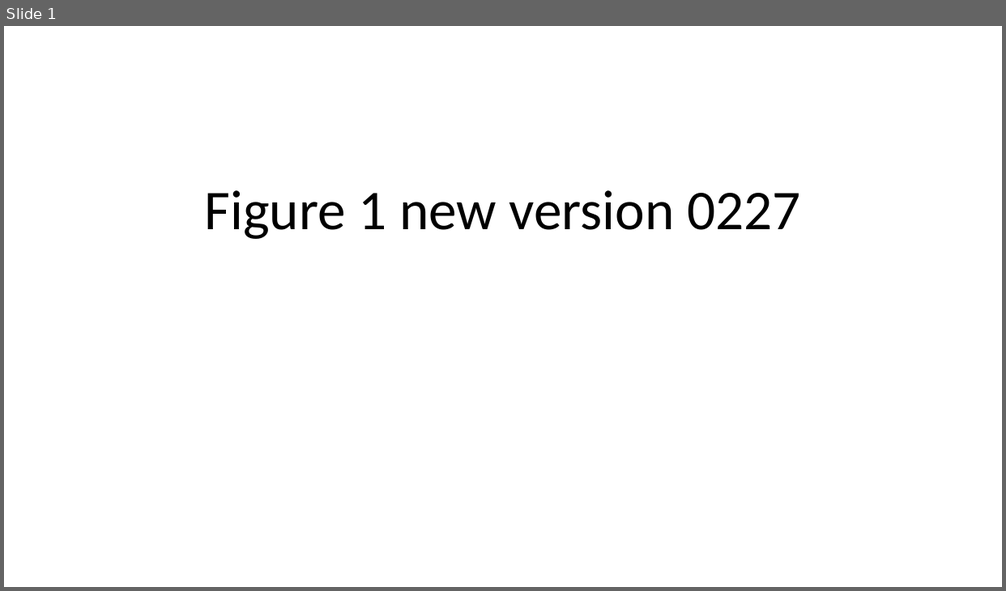
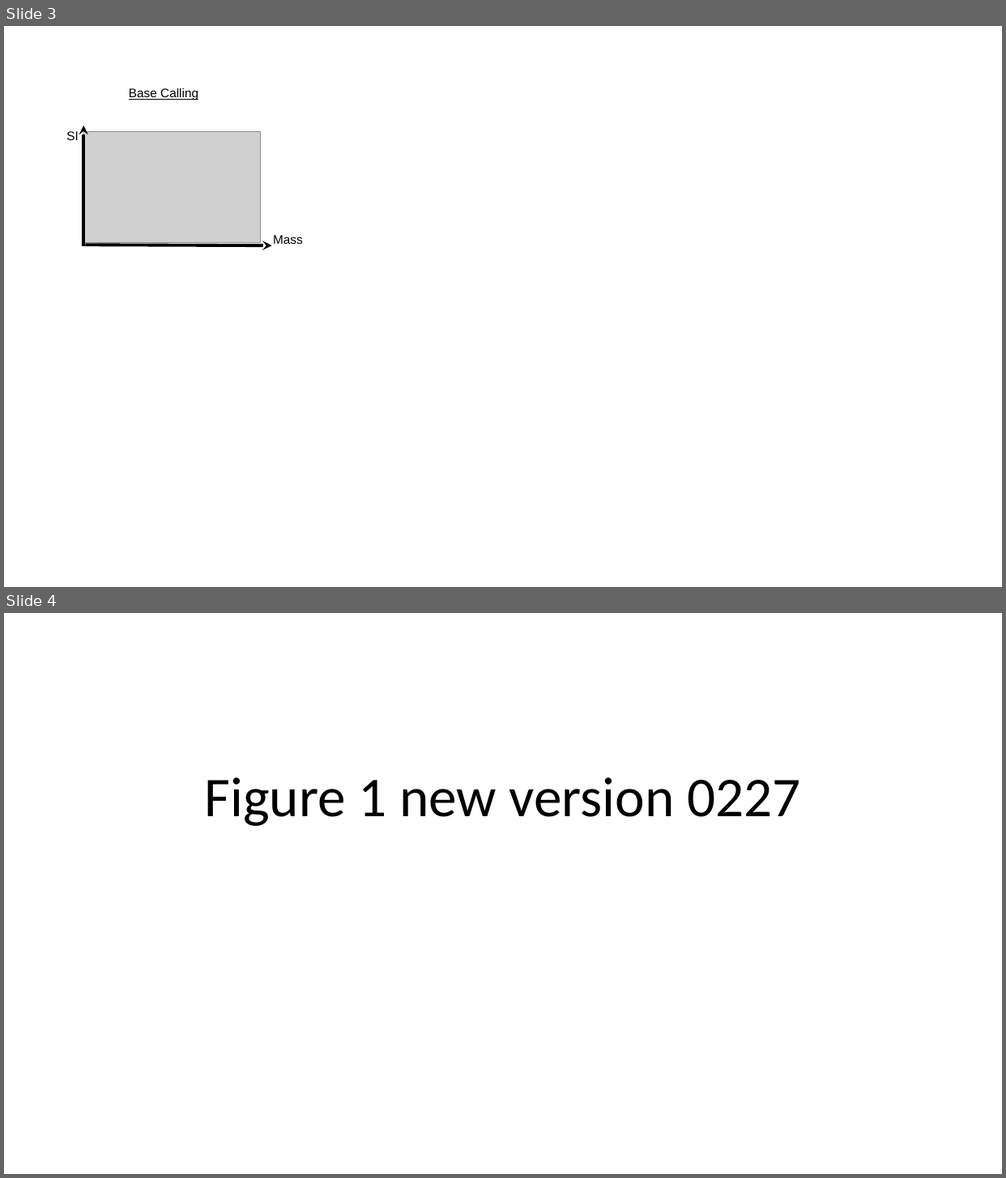
Before and after one commit to Shangsi-Lin/RNA_simulation, a slide deck: Data/sgRNA/Figure1/Figure 1 new version 0227.pptx. Shown one above the other, each under a label of ours: slide 1 before the commit, slides 3 and 4 after it. The pictures are 1006x591 and 1006x1178 pixels, drawn with LibreOffice and Linux fonts; fonts in the diff are those of the drawing; grey boxes stand for pictures. Boxes give left, top, right and bottom in pixels: in the first picture for what was removed or moved away, otherwise in the second. Text is boxed around its words. In the diff, an @@ line names an element or a change of style, - is before the commit and + after.

```diff
--- a/Data/sgRNA/Figure1/Figure 1 new version 0227.pptx
+++ b/Data/sgRNA/Figure1/Figure 1 new version 0227.pptx
@@ slide 3 added at (4,26,1002,587), background #FFFFFF @@
@@ text added at (129,88,198,100), 12 pt, text #000000, underline @@
+Base Calling
@@ text added at (66,131,79,140), 12 pt, text #000000 @@
+SI
@@ picture added at (83,131,260,243) @@
@@ arrow added from (83, 246) to (83, 126), #000000 3 pt @@
@@ text added at (273,235,303,244), 12 pt, text #000000 @@
+Mass
@@ arrow added from (86, 245) to (272, 246), #000000 3 pt @@
@@ what was slide 1 is now slide 4 @@
```
Also in this commit, not shown: 3 other slides added, 15 other files.
